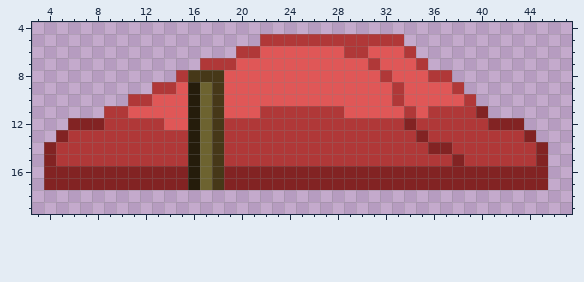
A pixel-art sprite gets an edit: src/objects/doublebeds/woodendoublebed/woodendoublebedcover.png. Above is the file before it was changed.
The file is 56x24 pixels. Shown: x 3..47, y 4..19.
And afterwards:
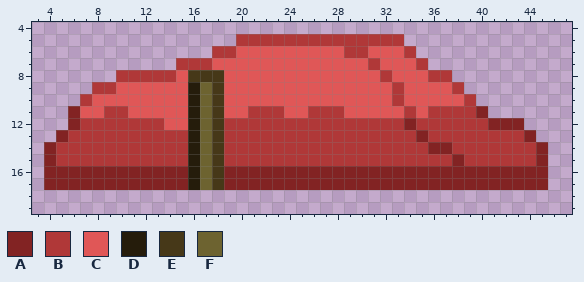
Palette (. is transparent): A #822323  B #b03838  C #e05757  D #251c0b  E #463818  F #6d6330
The exact change:
@@ x 4..27 @@
  4 ........................
- 5 ..................BBBBBB
- 6 ................BBCCCCCC
- 7 .............BBBCCCCCCCC
- 8 ...........BEEECCCCCCCCC
- 9 .........BBCDFECCCCCCCCC
-10 .......BBCCCDFECCCCCCCCC
-11 .....BBCCCCCDFECCCBBBBBB
-12 ..AAABBBBBCCDFEBBBBBBBBB
+ 5 ................BBBBBBBB
+ 6 ..............BBCCCCCCCC
+ 7 ...........BBBCCCCCCCCCC
+ 8 ......BBBBBCEEECCCCCCCCC
+ 9 ....BBCCCCCCDFECCCCCCCCC
+10 ...BCCCCCCCCDFECCCCCCCCC
+11 ..ACCBBCCCCCDFECCBBBCCBB
+12 ..ABBBBBBBCCDFEBBBBBBBBB
 13 .ABBBBBBBBBBDFEBBBBBBBBB
Changed places in both pictures, as pixel boxes (x1, y1, x2, y2):
changed: (68, 34, 308, 130)
